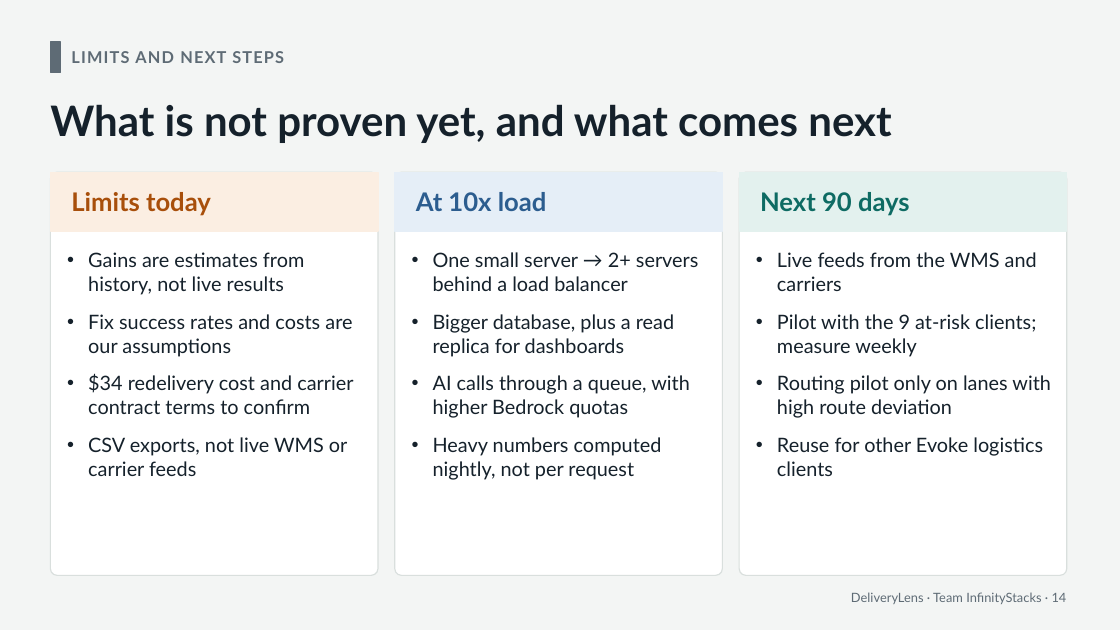
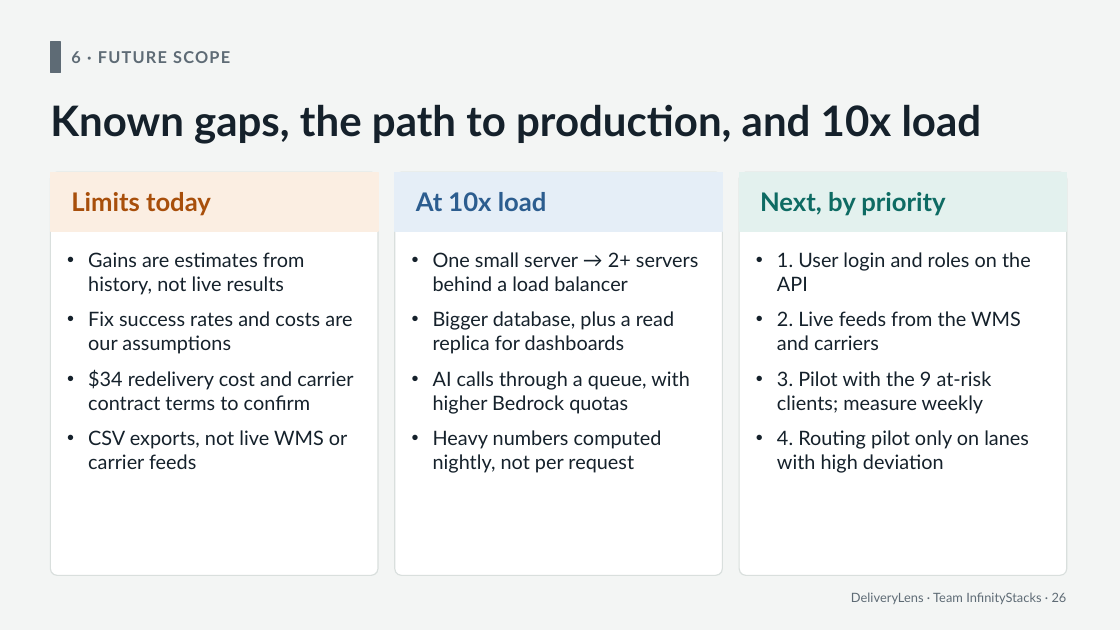
Before and after one commit to saimuthiki/halcyon-deliverylens, a slide deck: slide 26 of deck/DeliveryLens-pitch.pptx (slide 14 before the commit). Drawn at 1120x630 pixels with LibreOffice and Linux fonts; fonts in the diff are those of the drawing. Boxes give left, top, right and bottom in pixels: in the first picture for what was removed or moved away, otherwise in the second. Text is boxed around its words. In the diff, an @@ line names an element or a change of style, - is before the commit and + after.

```diff
--- a/deck/DeliveryLens-pitch.pptx
+++ b/deck/DeliveryLens-pitch.pptx
@@ text at [71, 51, 230, 63]: text changed @@
-LIMITS AND NEXT STEPS
+6 · FUTURE SCOPE
@@ text at [50, 104, 982, 144]: text changed @@
-What is not proven yet, and what comes next
+Known gaps, the path to production, and 10x load
@@ text at [760, 192, 945, 216]: text changed @@
-Next 90 days
+Next, by priority
@@ text "Gains are estimates from history, ..." at [88, 252, 353, 469]: less space between paragraphs @@
@@ text "One small server → 2+ ..." at [433, 252, 699, 473]: less space between paragraphs @@
@@ text at [777, 252, 1031, 473]: text changed @@
-• Live feeds from the WMS and carriers
-• Pilot with the 9 at-risk clients; measure weekly
-• Routing pilot only on lanes with high route deviation
-• Reuse for other Evoke logistics clients
+• 1. User login and roles on the API
+• 2. Live feeds from the WMS and carriers
+• 3. Pilot with the 9 at-risk clients; measure weekly
+• 4. Routing pilot only on lanes with high deviation
@@ text at [851, 592, 1067, 604]: text changed @@
-DeliveryLens · Team InfinityStacks · 14
+DeliveryLens · Team InfinityStacks · 26
```
Also in this commit, not shown: 13 other slides changed, 13 slides added, 4 other files.
